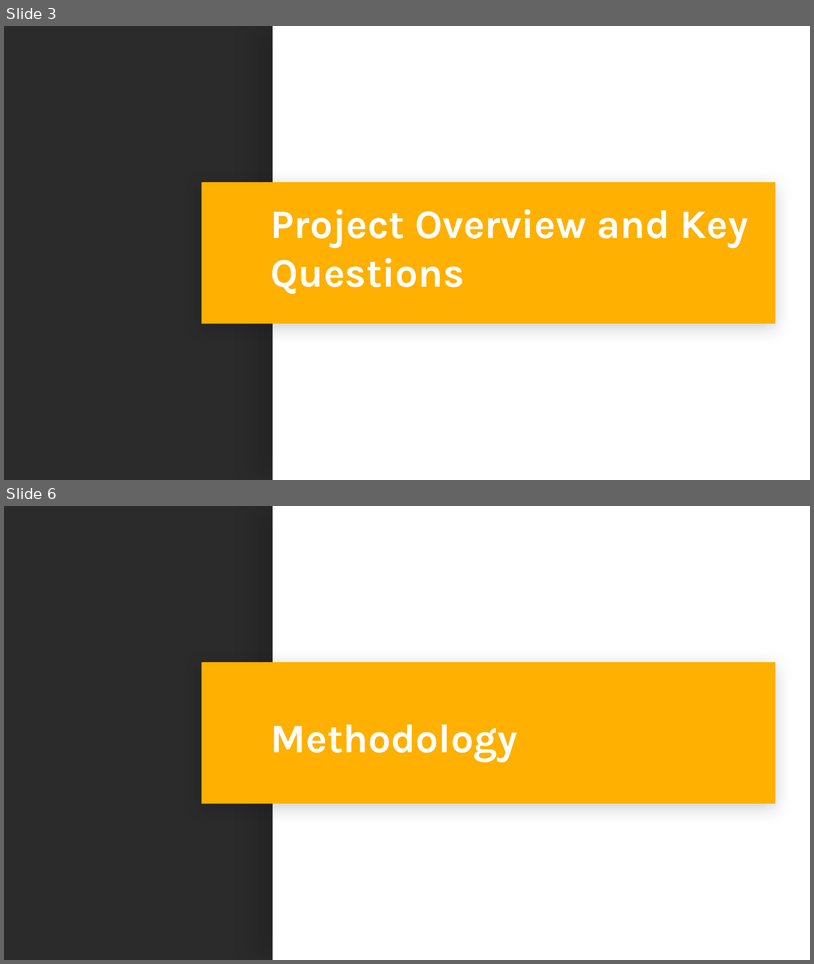
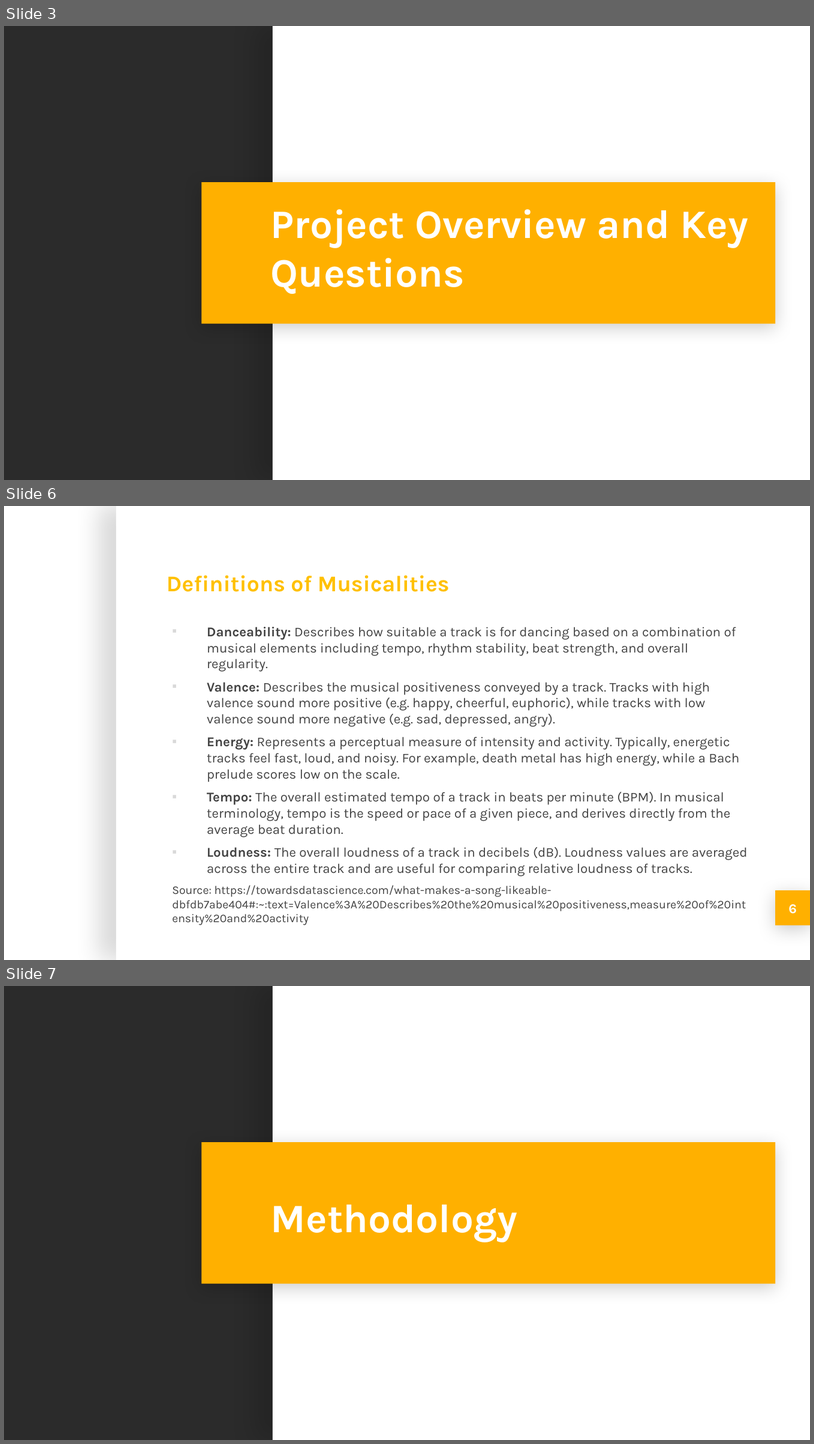
Before and after one commit to michellesimek/project_1, a slide deck: Project 1 PPT.pptx. Shown one above the other, each under a label of ours: slides 3 and 6 before the commit, slides 3, 6 and 7 after it; the slides between them are not shown. The pictures are 814x964 and 814x1444 pixels, drawn with LibreOffice and Linux fonts; fonts in the diff are those of the drawing; background and template pictures are left out; a plain dark background stands for a picture behind light text. Boxes give left, top, right and bottom in pixels: in the first picture for what was removed or moved away, otherwise in the second. Text is boxed around its words. In the diff, an @@ line names an element or a change of style, - is before the commit and + after.

```diff
--- a/Project 1 PPT.pptx
+++ b/Project 1 PPT.pptx
@@ slide 6 added at box(4, 506, 810, 960), background picture (left out) @@
@@ rectangle added at box(116, 506, 810, 959), fill #FFFFFF @@
@@ title added at box(167, 575, 450, 592), 20 pt, text #FFC000, bold @@
+Definitions of Musicalities
@@ subtitle added at box(172, 627, 748, 925), 12 pt, text #434343 @@
+▪ Danceability: Describes how suitable a track is for dancing based on a combination of musical elements including tempo, rhythm stability, beat strength, and overall regularity.
+▪ Valence: Describes the musical positiveness conveyed by a track. Tracks with high valence sound more positive (e.g. happy, cheerful, euphoric), while tracks with low valence sound more negative (e.g. sad, depressed, angry).
+▪ Energy: Represents a perceptual measure of intensity and activity. Typically, energetic tracks feel fast, loud, and noisy. For example, death metal has high energy, while a Bach prelude scores low on the scale.
+▪ Tempo: The overall estimated tempo of a track in beats per minute (BPM). In musical terminology, tempo is the speed or pace of a given piece, and derives directly from the average beat duration.
+▪ Loudness: The overall loudness of a track in decibels (dB). Loudness values are averaged across the entire track and are useful for comparing relative loudness of tracks.
+Source: https://towardsdatascience.com/what-makes-a-song-likeable-dbfdb7abe404#:~:text=Valence%3A%20Describes%20the%20musical%20positiveness,measure%20of%20intensity%20and%20activity
@@ rectangle added at box(776, 890, 810, 925), fill #FFB000 @@
@@ page number added at box(776, 890, 810, 925), fill #FFB000, 12 pt, text #FFFFFF, bold @@
+6
@@ what was slide 6 is now slide 7 @@
```
Also in this commit, not shown: 13 slides changed, 4 other slides added.
